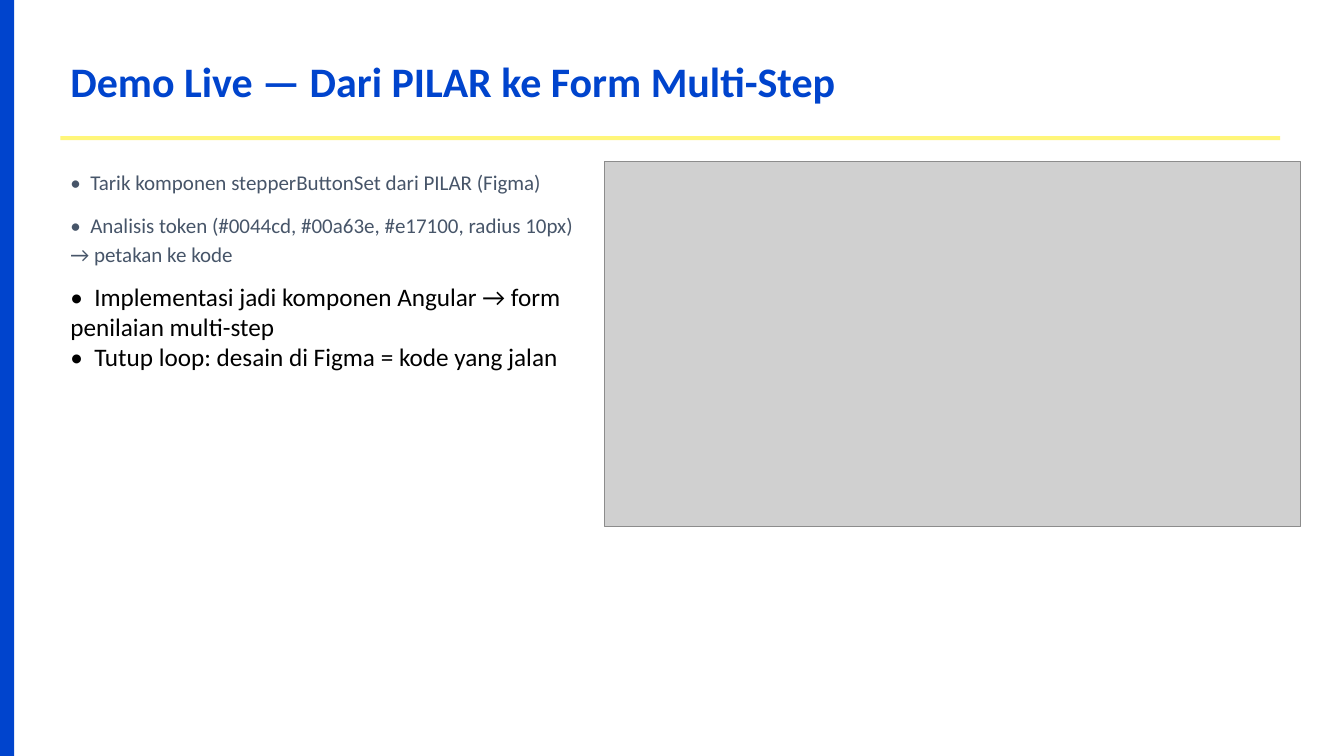
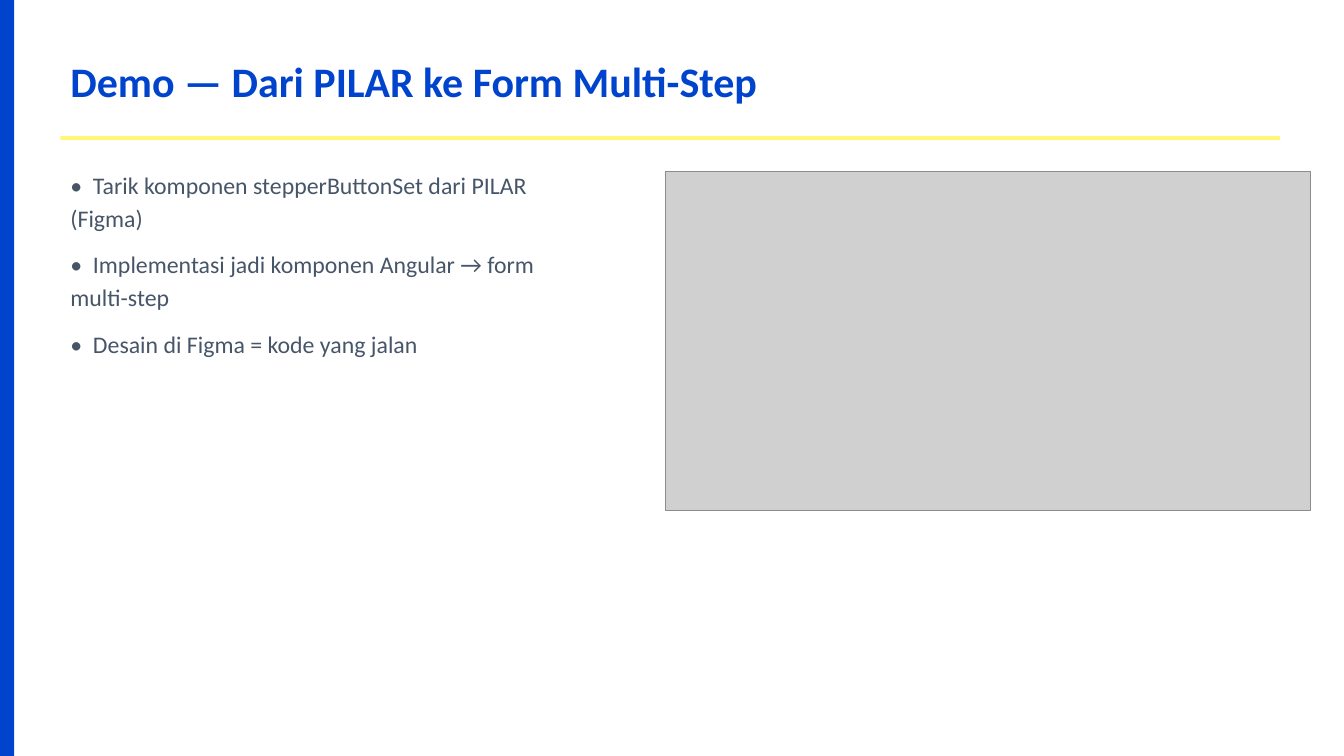
Before and after one commit to dhenta312/hackathon-appraisal, a slide deck: slide 9 of Presentasi-Penilaian-Kinerja.pptx (slide 8 before the commit). Drawn at 1344x756 pixels with LibreOffice and Linux fonts; fonts in the diff are those of the drawing; grey boxes stand for pictures. Boxes give left, top, right and bottom in pixels: in the first picture for what was removed or moved away, otherwise in the second. Text is boxed around its words. In the diff, an @@ line names an element or a change of style, - is before the commit and + after.

```diff
--- a/Presentasi-Penilaian-Kinerja.pptx
+++ b/Presentasi-Penilaian-Kinerja.pptx
@@ text at bbox=[70, 67, 757, 104]: text changed @@
-Demo Live — Dari PILAR ke Form Multi-Step
+Demo — Dari PILAR ke Form Multi-Step
@@ text at bbox=[70, 177, 527, 231]: size 15 to 17 pt in "• Tarik komponen stepperButtonSet dari PILAR (Figma)" @@
@@ picture: place and size @@
-picture at bbox=[605, 161, 1301, 527]
+picture at bbox=[665, 171, 1311, 510]
@@ text at bbox=[70, 256, 534, 357]: text changed; size 18 to 17 pt; text colour #000000 to #475569 @@
-• Analisis token (#0044cd, #00a63e, #e17100, radius 10px) → petakan ke kode
-• Implementasi jadi komponen Angular → form penilaian multi-step
-• Tutup loop: desain di Figma = kode yang jalan
+• Implementasi jadi komponen Angular → form multi-step
+• Desain di Figma = kode yang jalan
```
Also in this commit, not shown: 4 other slides changed, 5 slides added, 5 slides removed, 1 other file.
